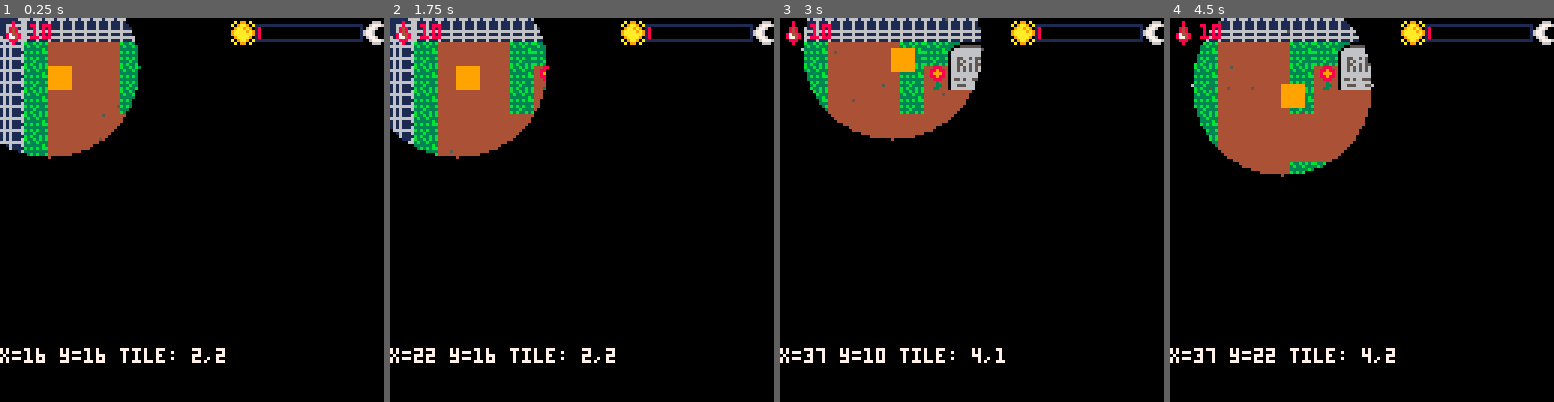
Above: before the commit, frames 1-4 (left to right).
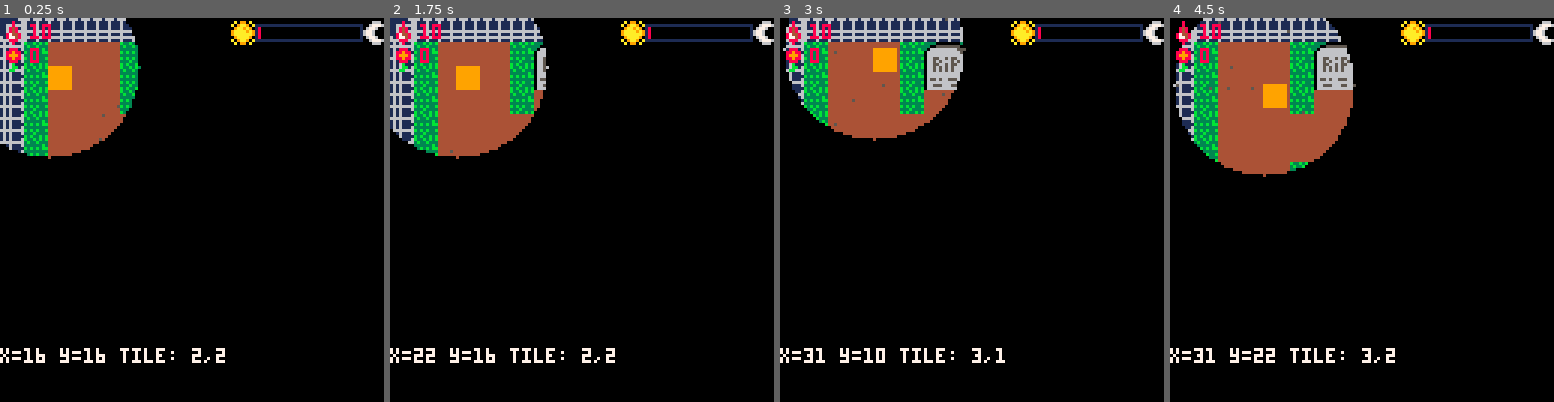
Above: after the commit, the same moments.

Repository: CarlaTabet/BitsAndBytes
Game: PICO-8 cartridge game.p8
Two runs of this game, one before a commit and one after it. Both use one fixed random seed, a clock stepped at 60 frames per second and the inputs below.
Inputs:
- Up to frame 1 (0.25 s): no input
- Up to frame 2 (1.75 s): hold Right from 1.6 s (still down)
- Up to frame 3 (3 s): release Right at 2.1 s; hold Up 2.15-2.42 s; hold Right from 2.47 s (still down)
- Up to frame 4 (4.5 s): release Right at 3.03 s; hold Left 3.08-3.58 s; hold Down 3.63-3.97 s; hold Right from 4.02 s (still down)

The runs differ from the first frame. In frame 1, 0.2% of the frame differs, in the area x 1-11%, y 7-15%; in frame 2, 0.6%; in frame 3, 4.6%; in frame 4, 5.5%, in the area x 0-54%, y 0-90%.

Commit message:
Made flowers collectible

Diff:
--- a/game.p8
+++ b/game.p8
@@ -24,6 +24,7 @@
 }
 
 blood_drops = {}
+flowers = {}
 
 function spawn_blood_drop(x, y)
     add(blood_drops, {
@@ -36,6 +37,35 @@
     })
 end
 
+function spawn_flower_drop(x, y)
+    add(flowers, {
+        x = x,
+        y = y,
+        base_y = y,    -- original position
+        float_offset = 0,
+        float_speed = 0.05,
+        collected = false
+    })
+end
+
+function load_flowers_from_map()
+    flowers = {}
+    local room = rooms[current_room]
+    for ty = room.y, room.y + room.h - 1 do
+        for tx = room.x, room.x + room.w - 1 do
+            if mget(tx, ty) == 59 then -- flower sprite
+                add(flowers, {
+                    tx = tx,
+                    ty = ty,
+                    x = tx * 8,
+                    y = ty * 8,
+                    collected = false
+                })
+            end
+        end
+    end
+end
+
 
 function _init()
     current_room = "graveyard"
@@ -48,9 +78,11 @@
     }
 
     blood = 10
+    flower = 0
+
 
     spawn_blood_drop(25, 58)
-
+				load_flowers_from_map()
     time_elapsed = 0
     max_time = 600 * 60 -- 60 seconds at 60fps
 
@@ -62,13 +94,20 @@
     time_elapsed = min(time_elapsed + 1, max_time)
     for drop in all(blood_drops) do
     drop.float_offset = sin(time() + drop.x) * 2
-    if not drop.collected and abs(player.x - drop.x) < 8 and abs(player.y - drop.y) < 8 then
+    	if not drop.collected and abs(player.x - drop.x) < 8 and abs(player.y - drop.y) < 8 then
         drop.collected = true
         player_collect_blood()
-    end
-end
-
-end
+    	end
+				end
+				for f in all(flowers) do
+	    if not f.collected and abs(player.x - f.x) < 8 and abs(player.y - f.y) < 8 then
+			    f.collected = true
+			    mset(f.tx, f.ty, 16) -- replace with sprite 16
+			    player_collect_flower()
+					end
+				end
+end
+
 
 function _draw()
     cls()
@@ -94,6 +133,14 @@
         end
     end
 
+    for f in all(flowers) do
+    	if not f.collected then
+        local fx = f.x - cam_x
+        local fy = f.y - cam_y
+        spr(59, fx, fy)
+    	end
+				end
+
     if current_room == "graveyard" then
         draw_mist()
         draw_darkness()
@@ -102,6 +149,8 @@
     camera()
     spr(60, 1, 1)
     print(blood, 10, 2, 8)
+    spr(58, 1, 10)
+    print(flower, 10, 10, 8)
 
     draw_time_bar()
 
@@ -122,13 +171,25 @@
     local new_x = player.x + dx * player.speed
     local new_y = player.y + dy * player.speed
 
-    local tx = flr(new_x / 8)
-    local ty = flr(new_y / 8)
-
-    if not is_solid(tx, ty) then
-        player.x = new_x
-        player.y = new_y
-    end
+    local function is_walkable(x, y)
+        return not (
+            is_solid(flr(x / 8), flr(y / 8))
+        )
+    end
+
+    local can_move_x = is_walkable(new_x, player.y) and
+                       is_walkable(new_x + 7, player.y) and
+                       is_walkable(new_x, player.y + 7) and
+                       is_walkable(new_x + 7, player.y + 7)
+
+    local can_move_y = is_walkable(player.x, new_y) and
+                       is_walkable(player.x + 7, new_y) and
+                       is_walkable(player.x, new_y + 7) and
+                       is_walkable(player.x + 7, new_y + 7)
+
+    if can_move_x then player.x = new_x end
+    if can_move_y then player.y = new_y end
+
 end
 
 function room_change()
@@ -137,6 +198,7 @@
             current_room = exit.dest
             player.x = exit.px
             player.y = exit.py
+            load_flowers_from_map()
             return
         end
     end
@@ -159,7 +221,7 @@
 
 function is_solid(tx, ty)
     local tile = mget(tx, ty)
-    return tile == 10 or tile == 18 or tile == 11 or tile == 1 or tile == 0 or tile == 3 or tile == 4 or tile == 5 or tile == 6 or tile == 7 or tile == 8
+    return tile == 32 or tile == 33 or tile == 48 or tile == 49 or tile == 10 or tile == 18 or tile == 11 or tile == 1 or tile == 0 or tile == 3 or tile == 4 or tile == 5 or tile == 6 or tile == 7 or tile == 8
 end
 
 
@@ -180,6 +242,10 @@
     blood = min(20, blood + 1)
 end
 
+function player_collect_flower()
+    flower = flower+1
+end
+
 function draw_time_bar()
     local bar_x = 85
     local bar_y = 2
@@ -331,35 +397,35 @@
 
 
 __map__
-0803030303030303030303010303030303030303030303030303030303030303030303060000000000001d1d1d1d1d1d1d1d1d1d1d1d1d1d1d1d1d00000000000000000e0e0e0e0e0e0e0e0e0e0e0e0e0e0e0e0e0e0e0e0e0e0e0e0e0e0e0e0e0e0e0e0e0e0e0e0e0e0e0e0e0e0e0e0e0e0e0e0e0e0e0e0e0e0e0e0e0e0e0e0e
-0412101010121220211212020102020202021302020202021212202112120213020202040000000000001d0e0e0e0e0e0e0e0e0e0e0e0e0e0e0e1d00000000000000000e0d0d0d0d0d0d0d0d0d0d0d0d0d0d0d0d0d0d0d0d0d0d0d0d0d0d0d0d0d0d0d0d0d0d0d0d0d0d0d0d0d0d0d0d0d0d0d0d0d0d0d0d0d0d0d0d0d0d0d0e
-0412101010121330311312020102130202010202020202011213303113120202020202040000000000001d0e0e0e0e0e0e0e0e0e0e0e0e0e0e0e1d00000000000000000e0d0d0d0d0d0d0d0d0d0d0d0d0d0d0d0d0d0d0d0d0d0d0d0d0d0d0d0d0d0d0d0d0d0d0d0d0d0d0d0d0d0d0d0d0d0d0d0d0d0d0d0d0d0d0d0d0d0d0d0e
-0412101010121010101012121201121212121212121212121210101010121212120201040000000000001d0e0e0e0e0e0e0e0e0e0e0e0e0e0e0e1d00000000000000000e0d0d0d0d0d0d0d0d0d0d0d0d0d0d0d0d0d0d0d0d0d0d0d0d0d0d0d0d0d0d0d0d0d0d0d0d0d0d0d0d0d0d0d0d0d0d0d0d0d0d0d0d0d0d0d0d0d0d0d0e
+0803030303030303030303030303030303030303030303030303030303030303030303060000000000001d1d1d1d1d1d1d1d1d1d1d1d1d1d1d1d1d00000000000000000e0e0e0e0e0e0e0e0e0e0e0e0e0e0e0e0e0e0e0e0e0e0e0e0e0e0e0e0e0e0e0e0e0e0e0e0e0e0e0e0e0e0e0e0e0e0e0e0e0e0e0e0e0e0e0e0e0e0e0e0e
+0412101010122021121212020102020202021302020202021212122021120213020202040000000000001d0e0e0e0e0e0e0e0e0e0e0e0e0e0e0e1d00000000000000000e0d0d0d0d0d0d0d0d0d0d0d0d0d0d0d0d0d0d0d0d0d0d0d0d0d0d0d0d0d0d0d0d0d0d0d0d0d0d0d0d0d0d0d0d0d0d0d0d0d0d0d0d0d0d0d0d0d0d0d0e
+04121010101230313b3b1202020213020201020202020201123b3b3031120202020202040000000000001d0e0e0e0e0e0e0e0e0e0e0e0e0e0e0e1d00000000000000000e0d0d0d0d0d0d0d0d0d0d0d0d0d0d0d0d0d0d0d0d0d0d0d0d0d0d0d0d0d0d0d0d0d0d0d0d0d0d0d0d0d0d0d0d0d0d0d0d0d0d0d0d0d0d0d0d0d0d0d0e
+0412101010121010101012121212121212121212121212121210101010121212120201040000000000001d0e0e0e0e0e0e0e0e0e0e0e0e0e0e0e1d00000000000000000e0d0d0d0d0d0d0d0d0d0d0d0d0d0d0d0d0d0d0d0d0d0d0d0d0d0d0d0d0d0d0d0d0d0d0d0d0d0d0d0d0d0d0d0d0d0d0d0d0d0d0d0d0d0d0d0d0d0d0d0e
 0412101010101010101010101010101010101010101010101010101010101010120202040000000000001d0e0e0e0e0e0e0e0e0e0e0e0e0e0e0e1d1e000000000000000e0d0d0d0d0d0d0d0d0d0d0d0d0d0d0d0d0d0d0d0d0d0d0d0d0d0d0d0d0d0d0d0d0d0d0d0d0d0d0d0d0d0d0d0d0d0d0d0d0d0d0d0d0d0d0d0d0d0d0d0e
-0412101010101010101010101010011010101010101010101010101010101010121302040000000000001d0e0e0e0e0e0e0e0e0e0e0e0e0e0e0e1d1e000000000000000e0d0d0d0d0d0d0d0d0d0d0d0d0d0d0d0d0d0d0d0d0d0d0d0d0d0d0d0d0d0d0d0d0d0d0d0d0d0d0d0d0d0d0d0d0d0d0d0d0d0d0d0d0d0d0d0d0d0d0d0e
-0412101010121212121212121212010112121212121212121212121212121010120201040000000000001d0e0e0e0e0e0e0e0e0e0e0e0e0e0e0e1d1e000000000000000e0d0d0d0d0d0d0d0d0d0d0d0d0d0d0d0d0d0d0d0d0d0d0d0d0d0d0d0d0d0d0d0d0d0d0d0d0d0d0d0d0d0d0d0d0d0d0d0d0d0d0d0d0d0d0d0d0d0d0d0e
+0412101010101010101010101010101010101010101010101010101010101010121302040000000000001d0e0e0e0e0e0e0e0e0e0e0e0e0e0e0e1d1e000000000000000e0d0d0d0d0d0d0d0d0d0d0d0d0d0d0d0d0d0d0d0d0d0d0d0d0d0d0d0d0d0d0d0d0d0d0d0d0d0d0d0d0d0d0d0d0d0d0d0d0d0d0d0d0d0d0d0d0d0d0d0e
+0412101010121212121212121212121212121212121212121212121212121010120201040000000000001d0e0e0e0e0e0e0e0e0e0e0e0e0e0e0e1d1e000000000000000e0d0d0d0d0d0d0d0d0d0d0d0d0d0d0d0d0d0d0d0d0d0d0d0d0d0d0d0d0d0d0d0d0d0d0d0d0d0d0d0d0d0d0d0d0d0d0d0d0d0d0d0d0d0d0d0d0d0d0d0e
 0412101010120213020202020202020202020202020213121010102021121010120202040000000000001d0e0e0e0e0e0e0e0e0e0e0e0e0e0e0e1d1e000000000000000e0d0d0d0d0d0d0d0d0d0d0d0d0d0d0d0d0d0d0d0d0d0d0d0d0d0d0d0d0d0d0d0d0d0d0d0d0d0d0d0d0d0d0d0d0d0d0d0d0d0d0d0d0d0d0d0d0d0d0d0e
-0412101010120202020202020102020202021302020202121010133031121010121212040000000000001d0e0e0e0e0e0e0e0e0e0e0e0e0e0e0e1d1e000000000000000e0d0d0d0d0d0d0d0d0d0d0d0d0d0d0d0d0d0d0d0d0d0d0d0d0d0d0d0d0d0d0d0d0d0d0d0d0d0d0d0d0d0d0d0d0d0d0d0d0d0d0d0d0d0d0d0d0d0d0d0e
-0412101010120202121212121212121212121212020102121010101010121010101012040000000000001d0e0e0e0e0e0e0e0e0e0e0e0e0e0e0e1d1e000000000000000e0d0d0d0d0d0d0d0d0d0d0d0d0d0d0d0d0d0d0d0d0d0d0d0d0d0d0d0d0d0d0d0d0d0d0d0d0d0d0d0d0d0d0d0d0d0d0d0d0d0d0d0d0d0d0d0d0d0d0d0e
-0412101010120102121013101010101010101012020213121010121212121010101012040000000000001d0e0e0e0e0e0e0e0e0e0e0e0e0e0e0e1d1e000000000000000e0d0d0d0d0d0d0d0d0d0d0d0d0d0d0d0d0d0d0d0d0d0d0d0d0d0d0d0d0d0d0d0d0d0d0d0d0d0d0d0d0d0d0d0d0d0d0d0d0d0d0d0d0d0d0d0d0d0d0d0e
-0412101010120202121010101010101010101012020202121010101010101010101012040000000000001d0e0e0e0e0e0e0e0e0e0e0e0e0e0e0e1d1e1e0000000000000e0d0d0d0d0d0d0d0d0d0d0d0d0d0d0d0d0d0d0d0d0d0d0d0d0d0d0d0d0d0d0d0d0d0d0d0d0d0d0d0d0d0d0d0d0d0d0d0d0d0d0d0d0d0d0d0d0d0d0d0e
-0412101010120202121010121212121212101012130202121010101010101010121212040000000000001d0e0e0e0e0e0e0e0e0e0e0e0e0e0e0e1d1e1e0000000000000e0d0d0d0d0d0d0d0d0d0d0d0d0d0d0d0d0d0d0d0d0d0d0d0d0d0d0d0d0d0d0d0d0d0d0d0d0d0d0d0d0d0d0d0d0d0d0d0d0d0d0d0d0d0d0d0d0d0d0d0e
-0412101010120202121010120201020212101012020202121212121212121212120213040000000000001d0e0e0e0e0e0e0e0e0e0e0e0e0e0e0e1d1e1e0000000000000e0d0d0d0d0d0d0d0d0d0d0d0d0d0d0d0d0d0d0d0d0d0d0d0d0d0d0d0d0d0d0d0d0d0d0d0d0d0d0d0d0d0d0d0d0d0d0d0d0d0d0d0d0d0d0d0d0d0d0d0e
-0412101010120201121010120202021312101012020202020202020102020202020202040000000000001d0e0e0e0e0e0e0e0e0e0e0e0e0e0e0e1d00000000000000000e0d0d0d0d0d0d0d0d0d0d0d0d0d0d0d0d0d0d0d0d0d0d0d0d0d0d0d0d0d0d0d0d0d0d0d0d0d0d0d0d0d0d0d0d0d0d0d0d0d0d0d0d0d0d0d0d0d0d0d0e
+04121010101202020202020201020202020213020202021210103b3031121010120202040000000000001d0e0e0e0e0e0e0e0e0e0e0e0e0e0e0e1d1e000000000000000e0d0d0d0d0d0d0d0d0d0d0d0d0d0d0d0d0d0d0d0d0d0d0d0d0d0d0d0d0d0d0d0d0d0d0d0d0d0d0d0d0d0d0d0d0d0d0d0d0d0d0d0d0d0d0d0d0d0d0d0e
+0412101010120202121212121212121212121212020102121010121212121010120202040000000000001d0e0e0e0e0e0e0e0e0e0e0e0e0e0e0e1d1e000000000000000e0d0d0d0d0d0d0d0d0d0d0d0d0d0d0d0d0d0d0d0d0d0d0d0d0d0d0d0d0d0d0d0d0d0d0d0d0d0d0d0d0d0d0d0d0d0d0d0d0d0d0d0d0d0d0d0d0d0d0d0e
+0412101010120102121010101010101010101012020213121010121212121010121302040000000000001d0e0e0e0e0e0e0e0e0e0e0e0e0e0e0e1d1e000000000000000e0d0d0d0d0d0d0d0d0d0d0d0d0d0d0d0d0d0d0d0d0d0d0d0d0d0d0d0d0d0d0d0d0d0d0d0d0d0d0d0d0d0d0d0d0d0d0d0d0d0d0d0d0d0d0d0d0d0d0d0e
+0412101010120202121010101010101010101012020202121010101010101010120202040000000000001d0e0e0e0e0e0e0e0e0e0e0e0e0e0e0e1d1e1e0000000000000e0d0d0d0d0d0d0d0d0d0d0d0d0d0d0d0d0d0d0d0d0d0d0d0d0d0d0d0d0d0d0d0d0d0d0d0d0d0d0d0d0d0d0d0d0d0d0d0d0d0d0d0d0d0d0d0d0d0d0d0e
+0412101010120202121010121212121212101012130202121010101010101010120202040000000000001d0e0e0e0e0e0e0e0e0e0e0e0e0e0e0e1d1e1e0000000000000e0d0d0d0d0d0d0d0d0d0d0d0d0d0d0d0d0d0d0d0d0d0d0d0d0d0d0d0d0d0d0d0d0d0d0d0d0d0d0d0d0d0d0d0d0d0d0d0d0d0d0d0d0d0d0d0d0d0d0d0e
+0412101010120202121010120201020212101012020202121212121212121212120202040000000000001d0e0e0e0e0e0e0e0e0e0e0e0e0e0e0e1d1e1e0000000000000e0d0d0d0d0d0d0d0d0d0d0d0d0d0d0d0d0d0d0d0d0d0d0d0d0d0d0d0d0d0d0d0d0d0d0d0d0d0d0d0d0d0d0d0d0d0d0d0d0d0d0d0d0d0d0d0d0d0d0d0e
+0412101010120201121010120202021312101012020202020202020102020202020102040000000000001d0e0e0e0e0e0e0e0e0e0e0e0e0e0e0e1d00000000000000000e0d0d0d0d0d0d0d0d0d0d0d0d0d0d0d0d0d0d0d0d0d0d0d0d0d0d0d0d0d0d0d0d0d0d0d0d0d0d0d0d0d0d0d0d0d0d0d0d0d0d0d0d0d0d0d0d0d0d0d0e
 0412101010121212121010120202020212101012021212121212121212121212121202040000000000001d0e0e0e0e0e0e0e0e0e0e0e0e0e0e0e1d00000000000000000e0d0d0d0d0d0d0d0d0d0d0d0d0d0d0d0d0d0d0d0d0d0d0d0d0d0d0d0d0d0d0d0d0d0d0d0d0d0d0d0d0d0d0d0d0d0d0d0d0d0d0d0d0d0d0d0d0d0d0d0e
-0412101010101010101010120202020212101012011210101010101010101010131202040000000000001d0e0e0e0e0e0e0e0e0e0e0e0e0e0e0e1d00000000000000000e0d0d0d0d0d0d0d0d0d0d0d0d0d0d0d0d0d0d0d0d0d0d0d0d0d0d0d0d0d0d0d0d0d0d0d0d0d0d0d0d0d0d0d0d0d0d0d0d0d0d0d0d0d0d0d0d0d0d0d0e
-0412101010101010101010120202020212101012021213101010101010101010101202040000000000001d0e0e0e0e0e0e0e0e0e0e0e0e0e0e0e1d00000000000000000e0d0d0d0d0d0d0d0d0d0d0d0d0d0d0d0d0d0d0d0d0d0d0d0d0d0d0d0d0d0d0d0d0d0d0d0d0d0d0d0d0d0d0d0d0d0d0d0d0d0d0d0d0d0d0d0d0d0d0d0e
-0412121212121212121212120212121212101012121210101212121212121210101202040000000000001d0e0e0e0e0e0e0e0e0e0e0e0e0e0e0e1d00000000000000000e0d0d0d0d0d0d0d0d0d0d0d0d0d0d0d0d0d0d0d0d0d0d0d0d0d0d0d0d0d0d0d0d0d0d0d0d0d0d0d0d0d0d0d0d0d0d0d0d0d0d0d0d0d0d0d0d0d0d0d0e
-0402010202020202020201020212101010101010101010101202020202021210101202040000000000001d0e0e0e0e0e0e0e0e0e0e0e0e0e0e0e1d00000000000000000e0d0d0d0d0d0d0d0d0d0d0d0d0d0d0d0d0d0d0d0d0d0d0d0d0d0d0d0d0d0d0d0d0d0d0d0d0d0d0d0d0d0d0d0d0d0d0d0d0d0d0d0d0d0d0d0d0d0d0d0e
-0402121212121202020202020212101010101010101010101201020202021210101202040000000000001d0e0e0e0e0e0e0e0e0e0e0e0e0e0e0e1d00000000000000000e0d0d0d0d0d0d0d0d0d0d0d0d0d0d0d0d0d0d0d0d0d0d0d0d0d0d0d0d0d0d0d0d0d0d0d0d0d0d0d0d0d0d0d0d0d0d0d0d0d0d0d0d0d0d0d0d0d0d0d0e
-0402121010101212121212121212101010101010101010101202020201021210101202040000000000001d0e0e0e0e0e0e0e0e0e0e0e0e0e0e0e1d00000000000000000e0d0d0d0d0d0d0d0d0d0d0d0d0d0d0d0d0d0d0d0d0d0d0d0d0d0d0d0d0d0d0d0d0d0d0d0d0d0d0d0d0d0d0d0d0d0d0d0d0d0d0d0d0d0d0d0d0d0d0d0e
-0402121010101010131010101010101012121212121212121202020202021210101201040000000000001d0e0e0e0e0e0e0e0e0e0e0e0e0e0e0e1d1e000000000000000e0d0d0d0d0d0d0d0d0d0d0d0d0d0d0d0d0d0d0d0d0d0d0d0d0d0d0d0d0d0d0d0d0d0d0d0d0d0d0d0d0d0d0d0d0d0d0d0d0d0d0d0d0d0d0d0d0d0d0d0e
+0412101010101010101010120202020212101012011210101010101010101010101202040000000000001d0e0e0e0e0e0e0e0e0e0e0e0e0e0e0e1d00000000000000000e0d0d0d0d0d0d0d0d0d0d0d0d0d0d0d0d0d0d0d0d0d0d0d0d0d0d0d0d0d0d0d0d0d0d0d0d0d0d0d0d0d0d0d0d0d0d0d0d0d0d0d0d0d0d0d0d0d0d0d0e
+0412101010101010101010120202020212101012021210101010101010101010101202040000000000001d0e0e0e0e0e0e0e0e0e0e0e0e0e0e0e1d00000000000000000e0d0d0d0d0d0d0d0d0d0d0d0d0d0d0d0d0d0d0d0d0d0d0d0d0d0d0d0d0d0d0d0d0d0d0d0d0d0d0d0d0d0d0d0d0d0d0d0d0d0d0d0d0d0d0d0d0d0d0d0e
+0412121212121212121212120202020112101012021210101212121212121210101202040000000000001d0e0e0e0e0e0e0e0e0e0e0e0e0e0e0e1d00000000000000000e0d0d0d0d0d0d0d0d0d0d0d0d0d0d0d0d0d0d0d0d0d0d0d0d0d0d0d0d0d0d0d0d0d0d0d0d0d0d0d0d0d0d0d0d0d0d0d0d0d0d0d0d0d0d0d0d0d0d0d0e
+0402010202020202130201020212121212101012121210101202020202021210101202040000000000001d0e0e0e0e0e0e0e0e0e0e0e0e0e0e0e1d00000000000000000e0d0d0d0d0d0d0d0d0d0d0d0d0d0d0d0d0d0d0d0d0d0d0d0d0d0d0d0d0d0d0d0d0d0d0d0d0d0d0d0d0d0d0d0d0d0d0d0d0d0d0d0d0d0d0d0d0d0d0d0e
+0402122021121202020202020212101010101010101010101201020202021210101202040000000000001d0e0e0e0e0e0e0e0e0e0e0e0e0e0e0e1d00000000000000000e0d0d0d0d0d0d0d0d0d0d0d0d0d0d0d0d0d0d0d0d0d0d0d0d0d0d0d0d0d0d0d0d0d0d0d0d0d0d0d0d0d0d0d0d0d0d0d0d0d0d0d0d0d0d0d0d0d0d0d0e
+04021230313b1202020202021312101010101010101010101202020201021210101202040000000000001d0e0e0e0e0e0e0e0e0e0e0e0e0e0e0e1d00000000000000000e0d0d0d0d0d0d0d0d0d0d0d0d0d0d0d0d0d0d0d0d0d0d0d0d0d0d0d0d0d0d0d0d0d0d0d0d0d0d0d0d0d0d0d0d0d0d0d0d0d0d0d0d0d0d0d0d0d0d0d0e
+0402121010101212121212121212101012121212121212121202020202021210101201040000000000001d0e0e0e0e0e0e0e0e0e0e0e0e0e0e0e1d1e000000000000000e0d0d0d0d0d0d0d0d0d0d0d0d0d0d0d0d0d0d0d0d0d0d0d0d0d0d0d0d0d0d0d0d0d0d0d0d0d0d0d0d0d0d0d0d0d0d0d0d0d0d0d0d0d0d0d0d0d0d0d0e
 0402121010101010101010101010101012020202020202020202010202021210101202040000000000001d0e0e0e0e0e0e0e0e0e0e0e0e0e0e0e1d1e000000000000000e0d0d0d0d0d0d0d0d0d0d0d0d0d0d0d0d0d0d0d0d0d0d0d0d0d0d0d0d0d0d0d0d0d0d0d0d0d0d0d0d0d0d0d0d0d0d0d0d0d0d0d0d0d0d0d0d0d0d0d0e
-0402121010101010101010101010131212020212121212120202020202021210101202040000000000001d0e0e0e0e0e0e0e0e0e0e0e0e0e0e0e1d1e000000000000000e0d0d0d0d0d0d0d0d0d0d0d0d0d0d0d0d0d0d0d0d0d0d0d0d0d0d0d0d0d0d0d0d0d0d0d0d0d0d0d0d0d0d0d0d0d0d0d0d0d0d0d0d0d0d0d0d0d0d0d0e
-0401121310121212101012121212121202010212101010121212121212121210101202040000000000001d0e0e0e0e0e0e0e0e0e0e0e0e0e0e0e1d1e000000000000000e0d0d0d0d0d0d0d0d0d0d0d0d0d0d0d0d0d0d0d0d0d0d0d0d0d0d0d0d0d0d0d0d0d0d0d0d0d0d0d0d0d0d0d0d0d0d0d0d0d0d0d0d0d0d0d0d0d0d0d0e
+0402121010101010101010101010101012020212121212120202020202021210101202040000000000001d0e0e0e0e0e0e0e0e0e0e0e0e0e0e0e1d1e000000000000000e0d0d0d0d0d0d0d0d0d0d0d0d0d0d0d0d0d0d0d0d0d0d0d0d0d0d0d0d0d0d0d0d0d0d0d0d0d0d0d0d0d0d0d0d0d0d0d0d0d0d0d0d0d0d0d0d0d0d0d0e
+0401121010121212101012121212121202010212101010121212121212121210101202040000000000001d0e0e0e0e0e0e0e0e0e0e0e0e0e0e0e1d1e000000000000000e0d0d0d0d0d0d0d0d0d0d0d0d0d0d0d0d0d0d0d0d0d0d0d0d0d0d0d0d0d0d0d0d0d0d0d0d0d0d0d0d0d0d0d0d0d0d0d0d0d0d0d0d0d0d0d0d0d0d0d0e
 0402121010120112101012010202121212120212101010101010101010101010101202040000000000001d0e0e0e0e0e0e0e0e0e0e0e0e0e0e0e1d1e000000000000000e0d0d0d0d0d0d0d0d0d0d0d0d0d0d0d0d0d0d0d0d0d0d0d0d0d0d0d0d0d0d0d0d0d0d0d0d0d0d0d0d0d0d0d0d0d0d0d0d0d0d0d0d0d0d0d0d0d0d0d0e
-0402121010120212101012020202121010120212101010101010101310101010101202040000000000001d0e0e0e0e0e0e0e0e0e0e0e0e0e0e0e1d1e000000000000000e0d0d0d0d0d0d0d0d0d0d0d0d0d0d0d0d0d0d0d0d0d0d0d0d0d0d0d0d0d0d0d0d0d0d0d0d0d0d0d0d0d0d0d0d0d0d0d0d0d0d0d0d0d0d0d0d0d0d0d0e
-0402121010120212101012020202121010120212101010121212121212121210101202040000000000001d0e0e0e0e0e0e0e0e0e0e0e0e0e0e0e1d1e000000000000000e0d0d0d0d0d0d0d0d0d0d0d0d0d0d0d0d0d0d0d0d0d0d0d0d0d0d0d0d0d0d0d0d0d0d0d0d0d0d0d0d0d0d0d0d0d0d0d0d0d0d0d0d0d0d0d0d0d0d0d0e
-0402121010120212101012020201121010120212101010120202020202011210101202040000000000001d0e0e0e0e0e0e0e0e0e0e0e0e0e0e0e1d1e000000000000000e0d0d0d0d0d0d0d0d0d0d0d0d0d0d0d0d0d0d0d0d0d0d0d0d0d0d0d0d0d0d0d0d0d0d0d0d0d0d0d0d0d0d0d0d0d0d0d0d0d0d0d0d0d0d0d0d0d0d0d0e
-0402121010120212131012121212121013120212101010120102020202021210101202040000000000001d0e0e0e0e0e0e0e0e0e0e0e0e0e0e0e1d1e000000000000000e0d0d0d0d0d0d0d0d0d0d0d0d0d0d0d0d0d0d0d0d0d0d0d0d0d0d0d0d0d0d0d0d0d0d0d0d0d0d0d0d0d0d0d0d0d0d0d0d0d0d0d0d0d0d0d0d0d0d0d0e
-0402121010120212101010101010101010120112101010120202020202021210101202040000000000001d0e0e0e0e0e0e0e0e0e0e0e0e0e0e0e1d1e000000000000000e0d0d0d0d0d0d0d0d0d0d0d0d0d0d0d0d0d0d0d0d0d0d0d0d0d0d0d0d0d0d0d0d0d0d0d0d0d0d0d0d0d0d0d0d0d0d0d0d0d0d0d0d0d0d0d0d0d0d0d0e
+0402121010120212101012020202122021120212101010101010101010101010101202040000000000001d0e0e0e0e0e0e0e0e0e0e0e0e0e0e0e1d1e000000000000000e0d0d0d0d0d0d0d0d0d0d0d0d0d0d0d0d0d0d0d0d0d0d0d0d0d0d0d0d0d0d0d0d0d0d0d0d0d0d0d0d0d0d0d0d0d0d0d0d0d0d0d0d0d0d0d0d0d0d0d0e
+0402121010120212101012020202123031120212101010121212121212121210101202040000000000001d0e0e0e0e0e0e0e0e0e0e0e0e0e0e0e1d1e000000000000000e0d0d0d0d0d0d0d0d0d0d0d0d0d0d0d0d0d0d0d0d0d0d0d0d0d0d0d0d0d0d0d0d0d0d0d0d0d0d0d0d0d0d0d0d0d0d0d0d0d0d0d0d0d0d0d0d0d0d0d0e
+0402121010120212101012020201123b3b120212101010120202020202011210101202040000000000001d0e0e0e0e0e0e0e0e0e0e0e0e0e0e0e1d1e000000000000000e0d0d0d0d0d0d0d0d0d0d0d0d0d0d0d0d0d0d0d0d0d0d0d0d0d0d0d0d0d0d0d0d0d0d0d0d0d0d0d0d0d0d0d0d0d0d0d0d0d0d0d0d0d0d0d0d0d0d0d0e
+0402121010120212101012121212121010120212101010120102020202021210101202040000000000001d0e0e0e0e0e0e0e0e0e0e0e0e0e0e0e1d1e000000000000000e0d0d0d0d0d0d0d0d0d0d0d0d0d0d0d0d0d0d0d0d0d0d0d0d0d0d0d0d0d0d0d0d0d0d0d0d0d0d0d0d0d0d0d0d0d0d0d0d0d0d0d0d0d0d0d0d0d0d0d0e
+0402121010121312101010101010101010120112101010120202020202021210101202040000000000001d0e0e0e0e0e0e0e0e0e0e0e0e0e0e0e1d1e000000000000000e0d0d0d0d0d0d0d0d0d0d0d0d0d0d0d0d0d0d0d0d0d0d0d0d0d0d0d0d0d0d0d0d0d0d0d0d0d0d0d0d0d0d0d0d0d0d0d0d0d0d0d0d0d0d0d0d0d0d0d0e
Not shown, changed: 19 lines of the sprite sheet (__gfx__) section of game.p8
